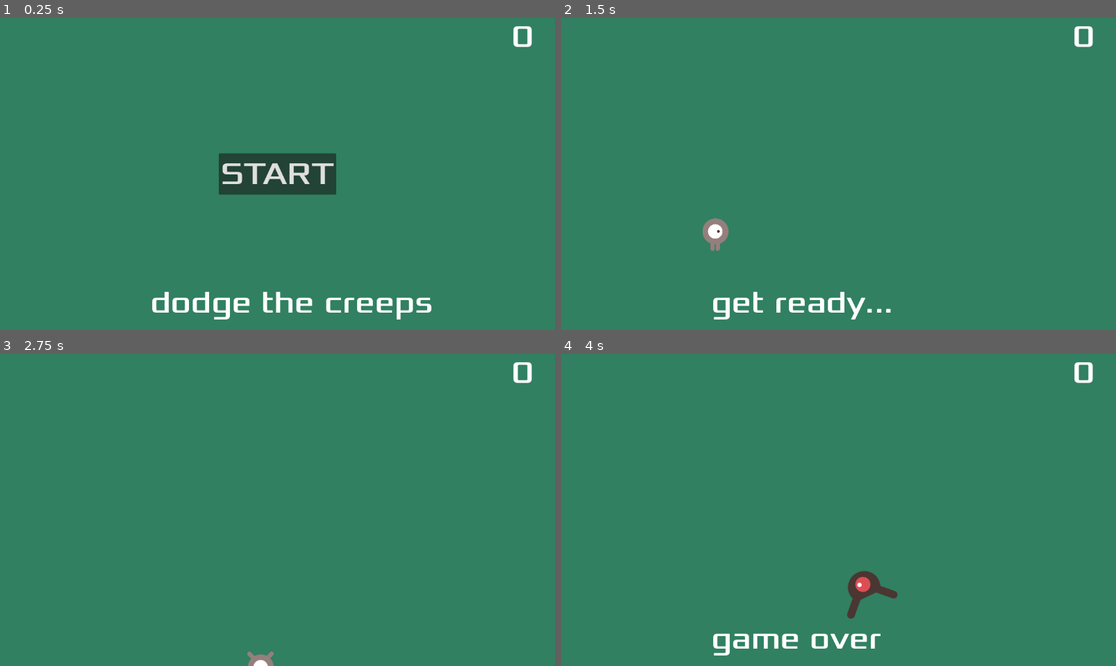
Above: before the commit, frames 1-4 (two rows, left to right).
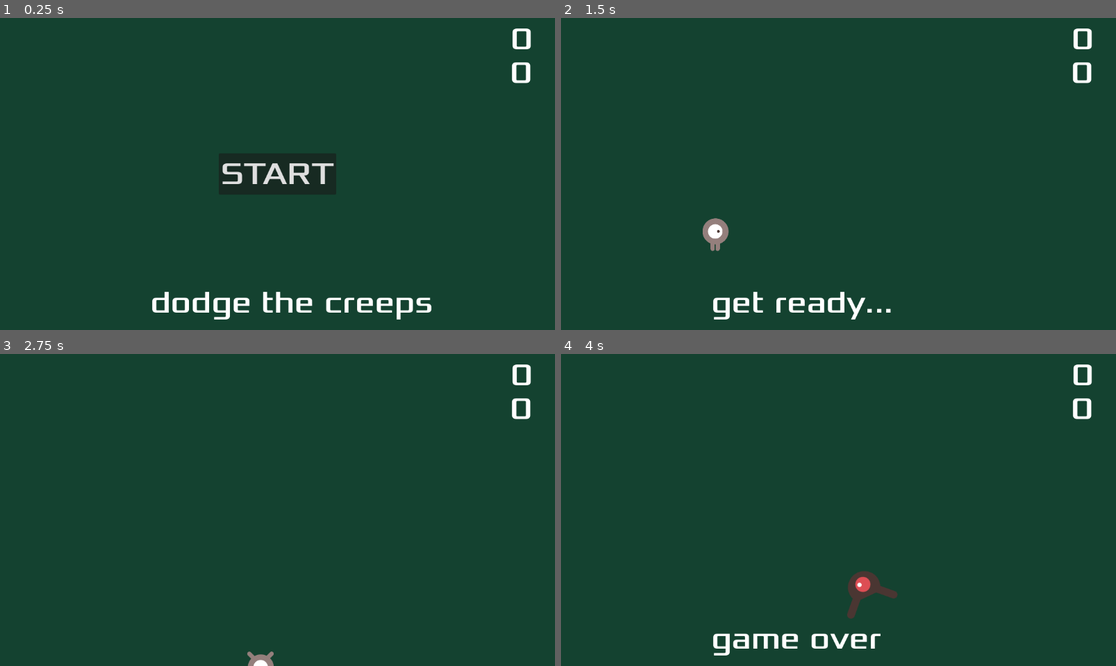
Above: after the commit, the same moments.

Repository: kylednotm/ProjectOne
Game: Godot game, scene res://main.tscn
The game is run twice, just before and just after one commit, with the same random seed, the same clock (stepped at 60 frames per second) and the same inputs.
Inputs:
- Up to frame 1 (0.25 s): no input
- Up to frame 2 (1.5 s): click "START" at 0.5 s; tap Enter at 1.25 s; hold D (move_right) from 1.28 s (still down)
- Up to frame 3 (2.75 s): release D (move_right) at 2.03 s; hold S (move_down) from 2.03 s (still down)
- Up to frame 4 (4 s): release S (move_down) at 2.78 s; hold D (move_right) 2.78-3.53 s; hold W (move_up) from 3.53 s (still down)

The runs differ from the first frame. In frame 1, 98% of the frame differs, in the area x 0-100%, y 0-100%; in frame 2, 99%; in frame 3, 100%; in frame 4, 99%.

Commit message:
high score functionality added

Diff:
--- a/hud.gd
+++ b/hud.gd
@@ -20,6 +20,9 @@
 func update_score(score):
 	$scorelabel.text = str(score)
 
+func update_high_score(score):
+	$highscorelabel.text = str(score)
+
 func _on_startbutton_pressed():
 	$startbutton.hide()
 	start_game.emit()
--- a/hud.tscn
+++ b/hud.tscn
@@ -16,9 +16,20 @@
 anchors_preset = 1
 anchor_left = 1.0
 anchor_right = 1.0
-offset_left = -90.0
-offset_bottom = 81.0
+offset_left = -93.0
+offset_top = 75.0
+offset_right = -3.0
+offset_bottom = 156.0
 grow_horizontal = 0
+theme_override_fonts/font = ExtResource("1_gu3o1")
+theme_override_font_sizes/font_size = 64
+text = "0"
+
+[node name="highscorelabel" type="Label" parent="."]
+offset_left = 1060.0
+offset_top = 5.0
+offset_right = 1147.0
+offset_bottom = 86.0
 theme_override_fonts/font = ExtResource("1_gu3o1")
 theme_override_font_sizes/font_size = 64
 text = "0"
--- a/main.gd
+++ b/main.gd
@@ -2,6 +2,7 @@
 
 @export var mob_scene: PackedScene
 var score
+var high_score
 
 # Called when the node enters the scene tree for the first time.
 func _ready():
@@ -21,6 +22,10 @@
 	$music.stop()
 	$deathsound.play()
 	$hud.show_game_over()
+
+	high_score = int($hud/highscorelabel.text)
+	if score > high_score:
+		$hud.update_high_score(score)
 
 func new_game():
 	score = 0
--- a/main.tscn
+++ b/main.tscn
@@ -22,7 +22,7 @@
 anchor_right = 1.00087
 anchor_bottom = 1.00154
 offset_bottom = 6.10352e-05
-color = Color(0.188235, 0.501961, 0.380392, 1)
+color = Color(0.0784314, 0.258824, 0.188235, 1)
 metadata/_edit_use_anchors_ = true
 
 [node name="music" type="AudioStreamPlayer2D" parent="."]
